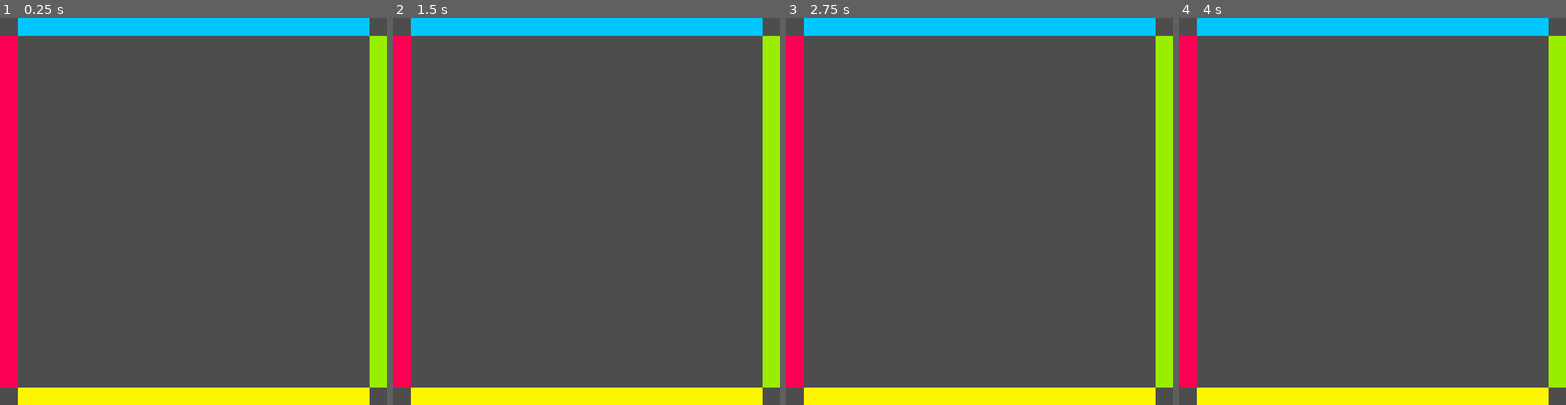
Above: before the commit, frames 1-4 (left to right).
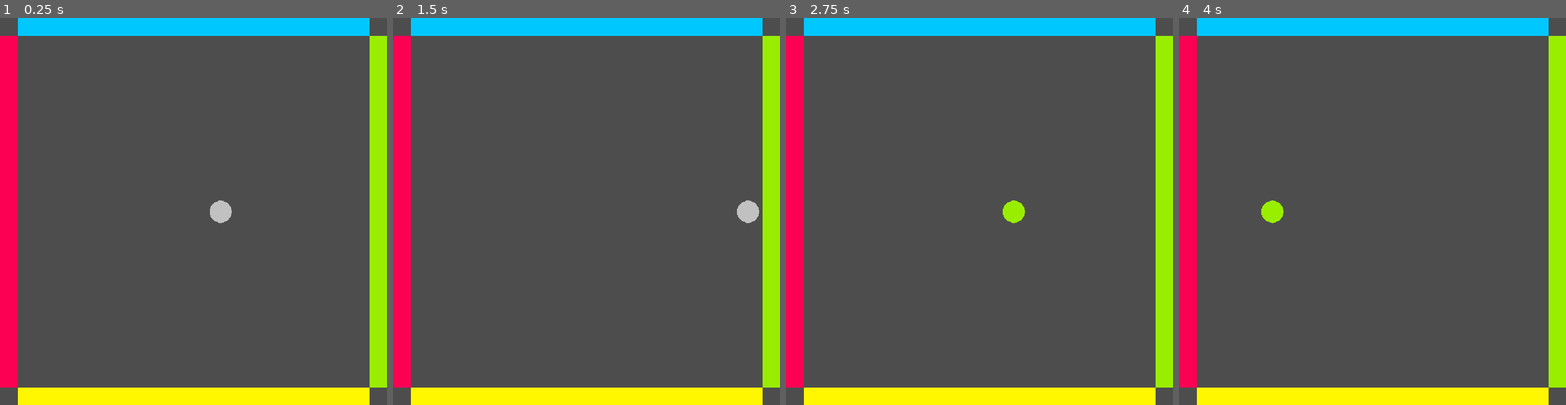
Above: after the commit, the same moments.

Repository: ericvennemeyer/maxxout
Game: Godot game, scene res://game.tscn
Two runs of this game, one before a commit and one after it. Both use one fixed random seed, a clock stepped at 60 frames per second and the inputs below.
Inputs:
- Up to frame 1 (0.25 s): no input
- Up to frame 2 (1.5 s): no input
- Up to frame 3 (2.75 s): no input
- Up to frame 4 (4 s): no input

The runs differ from the first frame. In frame 1, 0.3% of the frame differs, in the area x 54-60%, y 47-53%; in frame 2, 0.3%; in frame 3, 0.3%, in the area x 56-62%, y 47-53%; in frame 4, 0.3%.

Commit message:
Add script to game.tscn that instantiates a new ball in center of viewport. Add sprite2D and script to ball.tscn, currently bounces left/right and takes on color of paddle last hit.

Diff:
--- /dev/null
+++ b/ball.gd
@@ -0,0 +1,21 @@
+class_name Ball
+extends Area2D
+
+var direction: int = 1
+
+@onready var sprite_2d: Sprite2D = $Sprite2D
+
+
+func _ready() -> void:
+	sprite_2d.modulate = Global.neutral
+
+
+func _physics_process(delta: float) -> void:
+	global_position += Vector2.RIGHT * Global.ball_velocity * delta * direction
+
+
+func _on_area_entered(area: Area2D) -> void:
+	if area is Paddle:
+		print("Hit Paddle")
+		sprite_2d.modulate = area.sprite_2d.modulate
+		direction *= -1
--- a/ball.tscn
+++ b/ball.tscn
@@ -1,3 +1,29 @@
-[gd_scene format=3 uid="uid://b315ut83y0trh"]
+[gd_scene load_steps=5 format=3 uid="uid://b315ut83y0trh"]
+
+[ext_resource type="Script" uid="uid://gnbqdgk3l5et" path="res://ball.gd" id="1_x8fbi"]
+
+[sub_resource type="Gradient" id="Gradient_cbx31"]
+interpolation_mode = 1
+colors = PackedColorArray(1, 1, 1, 1, 0, 0, 0, 0)
+
+[sub_resource type="GradientTexture2D" id="GradientTexture2D_x8fbi"]
+gradient = SubResource("Gradient_cbx31")
+fill = 1
+fill_from = Vector2(0.5, 0.5)
+fill_to = Vector2(0.894587, 0.213675)
+
+[sub_resource type="CircleShape2D" id="CircleShape2D_cbx31"]
+radius = 31.0161
 
 [node name="Ball" type="Area2D"]
+collision_layer = 4
+collision_mask = 3
+script = ExtResource("1_x8fbi")
+
+[node name="Sprite2D" type="Sprite2D" parent="."]
+texture = SubResource("GradientTexture2D_x8fbi")
+
+[node name="CollisionShape2D" type="CollisionShape2D" parent="."]
+shape = SubResource("CircleShape2D_cbx31")
+
+[connection signal="area_entered" from="." to="." method="_on_area_entered"]
--- /dev/null
+++ b/game.gd
@@ -0,0 +1,18 @@
+extends Node2D
+
+var viewport_size: Vector2
+var viewport_center: Vector2
+
+@export var ball: PackedScene
+
+
+func _ready() -> void:
+	viewport_size = get_viewport_rect().size
+	viewport_center = viewport_size / 2
+	create_new_ball(viewport_center)
+
+
+func create_new_ball(ball_start_position: Vector2) -> void:
+	var new_ball = ball.instantiate()
+	new_ball.global_position = ball_start_position
+	add_child(new_ball)
--- a/game.tscn
+++ b/game.tscn
@@ -1,6 +1,8 @@
-[gd_scene load_steps=6 format=3 uid="uid://d1qwy02mn4l55"]
+[gd_scene load_steps=8 format=3 uid="uid://d1qwy02mn4l55"]
 
 [ext_resource type="PackedScene" uid="uid://dra2imwcludka" path="res://paddle.tscn" id="1_80nbo"]
+[ext_resource type="Script" uid="uid://tpqwpajrtqjh" path="res://game.gd" id="1_feb5d"]
+[ext_resource type="PackedScene" uid="uid://b315ut83y0trh" path="res://ball.tscn" id="2_e2o6t"]
 
 [sub_resource type="CanvasTexture" id="CanvasTexture_e2o6t"]
 resource_local_to_scene = true
@@ -17,6 +19,8 @@
 size = Vector2(50, 980)
 
 [node name="Game" type="Node2D"]
+script = ExtResource("1_feb5d")
+ball = ExtResource("2_e2o6t")
 
 [node name="Paddle" parent="." instance=ExtResource("1_80nbo")]
 position = Vector2(0, 50)
--- a/global.gd
+++ b/global.gd
@@ -1,7 +1,12 @@
 extends Node
 
 
+@export_category("Colors")
 @export var red: Color = Color(0.985, 0.0, 0.326)
 @export var green: Color = Color(0.6, 0.931, 0.0)
 @export var blue: Color = Color(0.0, 0.783, 1.0)
 @export var yellow: Color = Color(1.0, 0.967, 0.0)
+@export var neutral: Color = Color(0.758, 0.758, 0.758)
+
+@export_category("Movement Parameters")
+@export var ball_velocity: float = 300.0
--- a/paddle.tscn
+++ b/paddle.tscn
@@ -10,6 +10,7 @@
 size = Vector2(10, 10)
 
 [node name="Paddle" type="Area2D"]
+collision_mask = 4
 script = ExtResource("1_0sbc1")
 
 [node name="Sprite2D" type="Sprite2D" parent="."]
--- a/project.godot
+++ b/project.godot
@@ -25,6 +25,12 @@
 window/size/viewport_height=1080
 window/stretch/mode="canvas_items"
 
+[layer_names]
+
+2d_physics/layer_1="paddle"
+2d_physics/layer_2="block"
+2d_physics/layer_3="ball"
+
 [rendering]
 
 textures/canvas_textures/default_texture_filter=0
Not shown, added: ball.gd.uid
Not shown, added: game.gd.uid
